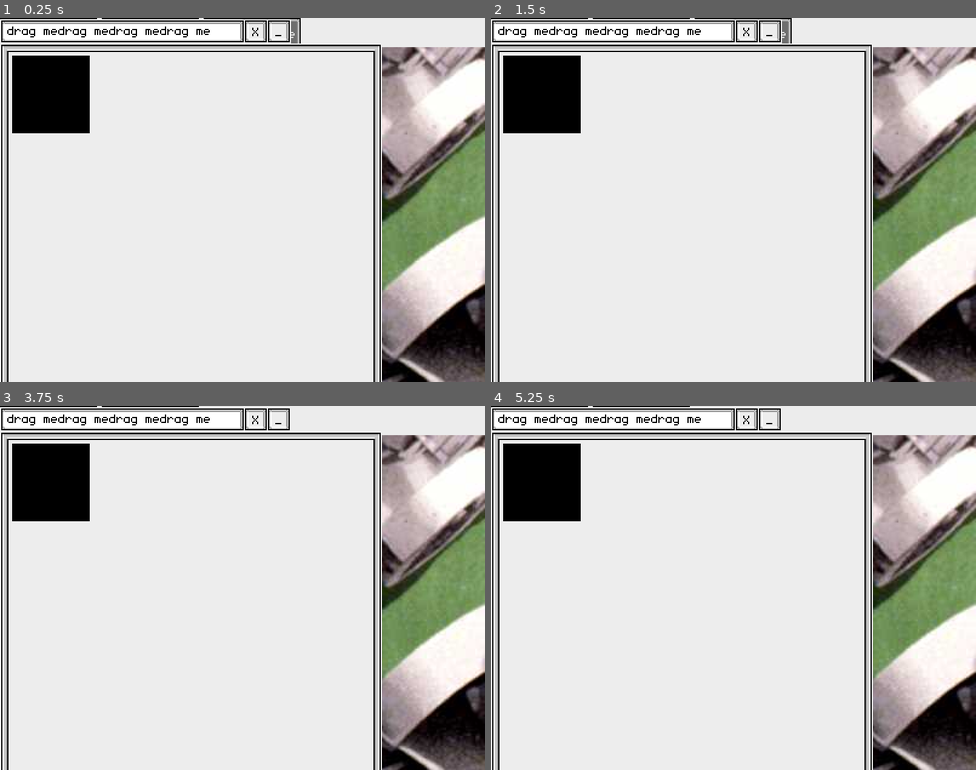
Above: before the commit, frames 1-4 (two rows, left to right).
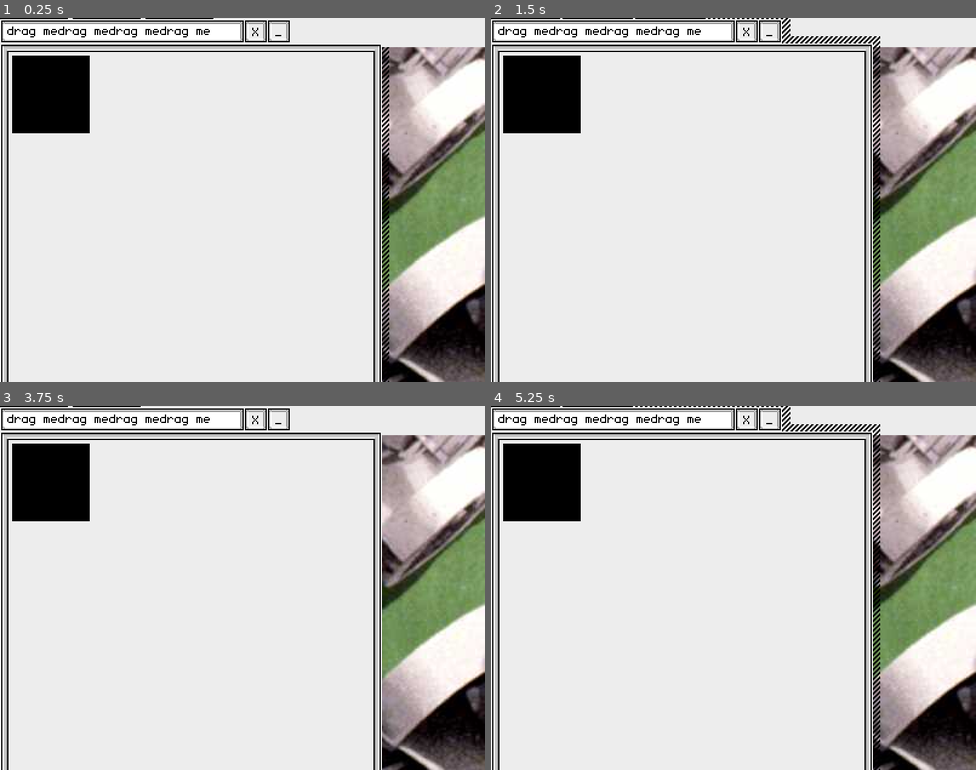
Above: after the commit, the same moments.

Repository: Brin-o/Mold
Game: Godot game, scene res://demo.tscn
Two runs of this game, one before a commit and one after it. Both use one fixed random seed, a clock stepped at 60 frames per second and the inputs below.
Inputs (mouse positions are in pixels of both pictures, inside the frame that each line leads up to):
- Up to frame 1 (0.25 s): no input
- Up to frame 2 (1.5 s): click (539, 32) at 0.5 s, where only the run before the commit has a clickable "Window_Title"; click (524, 32) at 1.25 s, where only the run after the commit has a clickable "Titlebar"
- Up to frame 3 (3.75 s): click (150, 420) at 2 s, where only the run before the commit has a clickable "Window_Title"; click (106, 420) at 2.75 s, where only the run after the commit has a clickable "Titlebar"; click (252, 420) at 3.5 s, where only the run before the commit has a clickable "Window_Title"
- Up to frame 4 (5.25 s): click "_" at 4.25 s; click (539, 420) at 5 s, where only the run before the commit has a clickable "Window_Title"

The runs differ from the first frame. In frame 1, 0.8% of the frame differs, in the area x 14-81%, y 0-100%; in frame 2, 1.0%; in frame 3, less than 0.1%; in frame 4, 1.0%.
Error in both runs: Attempt to call function 'get_as_text' in base 'null instance' on a null instance. (res://Scripts/window_contents.gd:14)

Commit message:
window managment
window managment now works, clicking a window adds it to the top!

Diff:
--- a/Scenes/window.tscn
+++ b/Scenes/window.tscn
@@ -18,15 +18,16 @@
 grow_vertical = 2
 script = ExtResource("1_0slyu")
 
-[node name="Window_Title" parent="." instance=ExtResource("1_hjewq")]
-z_index = 0
+[node name="Titlebar" parent="." instance=ExtResource("1_hjewq")]
+z_as_relative = true
 layout_mode = 0
 offset_left = -0.5
 offset_top = 1.0
 offset_right = 199.5
 offset_bottom = 19.0
 
-[node name="Window Contents" parent="." instance=ExtResource("2_nfq5s")]
+[node name="Contents" parent="." instance=ExtResource("2_nfq5s")]
+z_index = 1
 layout_mode = 0
 offset_top = 21.0
 offset_right = 315.0
@@ -34,8 +35,8 @@
 metadata/_edit_lock_ = true
 
 [node name="Shadow" type="Control" parent="."]
-visible = false
 show_behind_parent = true
+z_index = -1
 anchors_preset = 0
 offset_right = 40.0
 offset_bottom = 40.0
--- a/Scenes/window_parent.gd
+++ b/Scenes/window_parent.gd
@@ -27,7 +27,8 @@
 func _input(event):
 	if event is InputEventMouseButton and event.pressed and event.button_index == MOUSE_BUTTON_LEFT:
 		var top :Control= get_viewport().gui_get_hovered_control()
-		print(top.get_parent_control())
+		#print(top.get_parent_control())
 		if top == self or top.is_ancestor_of(self) or self.is_ancestor_of(top):
 			print("click from " + name)
+			click.emit(self)
 			#emit_signal("click")
--- a/Scenes/window_title.tscn
+++ b/Scenes/window_title.tscn
@@ -6,8 +6,7 @@
 [ext_resource type="FontFile" uid="uid://xohm45b7njn7" path="res://monogram-extended.ttf" id="3_0slyu"]
 [ext_resource type="StyleBox" uid="uid://c4v67pvjcdvrd" path="res://GUI Skin/button_style_normal.tres" id="4_gs3ir"]
 
-[node name="Window_Title" type="ColorRect"]
-z_as_relative = false
+[node name="Titlebar" type="ColorRect"]
 offset_left = 205.0
 offset_top = 280.0
 offset_right = 405.0
--- a/Scripts/manager_windows.gd
+++ b/Scripts/manager_windows.gd
@@ -7,7 +7,7 @@
 func move_window_to_top(window):
 	move_child(window, get_child_count())
 	for i in get_child_count():
-		get_child(i).z_index = i
+		get_child(i).z_index = i*2
 		if i == get_child_count()-1:
 			get_child(i).get_node("Shadow").visible = true
 			pass
--- a/demo.tscn
+++ b/demo.tscn
@@ -6,7 +6,11 @@
 [ext_resource type="Script" uid="uid://dg6utj5k25ubf" path="res://Scripts/manager_windows.gd" id="2_m0rpm"]
 [ext_resource type="Texture2D" uid="uid://ck43j05056ff0" path="res://Sprites/window_border_outer_slim.png" id="3_6bw2v"]
 
-[node name="Control" type="Node"]
+[node name="Control" type="Control"]
+layout_mode = 3
+anchors_preset = 0
+offset_right = 800.0
+offset_bottom = 600.0
 metadata/_edit_horizontal_guides_ = [-96.0]
 
 [node name="BG" type="TextureRect" parent="."]
@@ -14,7 +18,6 @@
 offset_right = 800.0
 offset_bottom = 600.0
 texture = ExtResource("1_5hfv0")
-metadata/_edit_lock_ = true
 
 [node name="AudioStreamPlayer" type="AudioStreamPlayer" parent="."]
 
@@ -28,6 +31,7 @@
 metadata/_edit_lock_ = true
 
 [node name="TopBar" type="ColorRect" parent="."]
+layout_mode = 1
 anchors_preset = 10
 anchor_right = 1.0
 offset_bottom = 24.0
@@ -68,9 +72,21 @@
 
 [node name="Window" parent="ManagerWindows" instance=ExtResource("2_0bhed")]
 layout_mode = 1
+offset_left = 72.0
+offset_top = 70.0
+offset_right = 32.0
+offset_bottom = 30.0
 
 [node name="Window2" parent="ManagerWindows" instance=ExtResource("2_0bhed")]
 layout_mode = 1
+offset_left = 168.0
+offset_top = 142.0
+offset_right = 128.0
+offset_bottom = 102.0
 
 [node name="Window3" parent="ManagerWindows" instance=ExtResource("2_0bhed")]
 layout_mode = 1
+offset_left = 384.0
+offset_top = 60.0
+offset_right = 344.0
+offset_bottom = 20.0
Binary file added: GIFs/window_managment.gif
